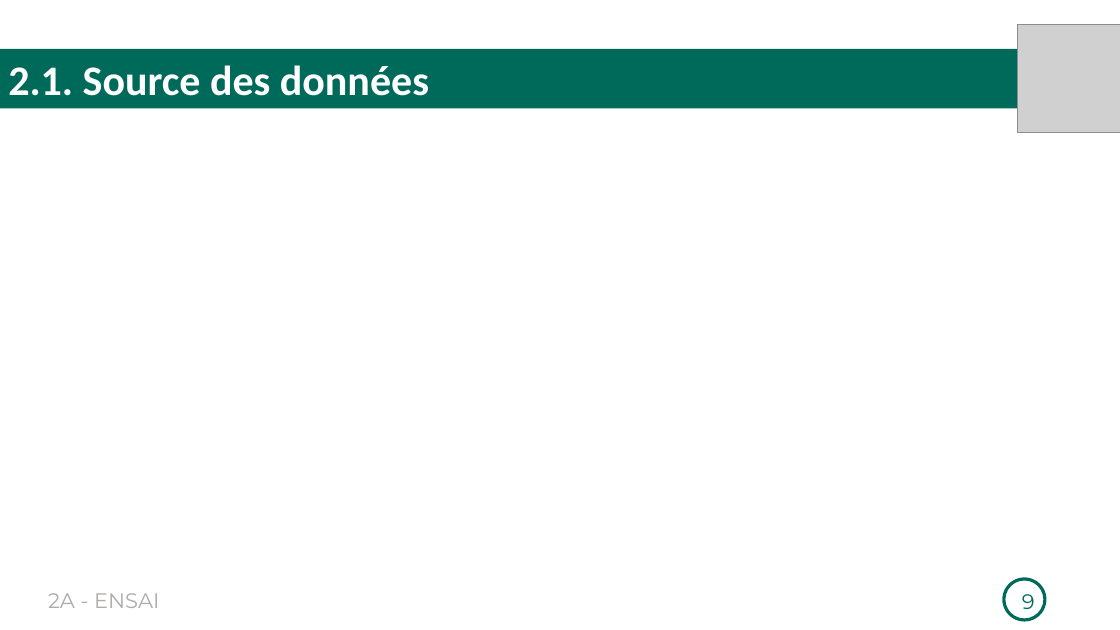
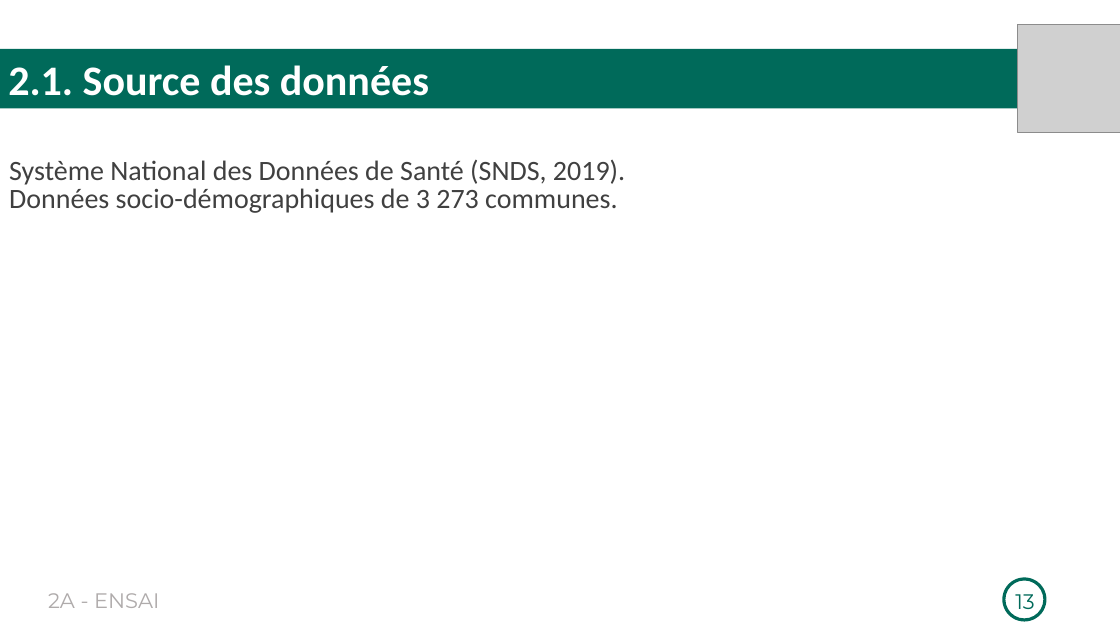
Before and after one commit to Richard-GOZAN/Projet-Stat-2A-Ensai, a slide deck: slide 13 of Présentation/Soutenance_Groupe25.pptx (slide 9 before the commit). Drawn at 1120x630 pixels with LibreOffice and Linux fonts; fonts in the diff are those of the drawing; grey boxes stand for pictures. Boxes give left, top, right and bottom in pixels: in the first picture for what was removed or moved away, otherwise in the second. Text is boxed around its words. In the diff, an @@ line names an element or a change of style, - is before the commit and + after.

```diff
--- a/Présentation/Soutenance_Groupe25.pptx
+++ b/Présentation/Soutenance_Groupe25.pptx
@@ text added at (x1=9, y1=160, x2=625, y2=213), 24 pt, text #404040 @@
+Système National des Données de Santé (SNDS, 2019).
+Données socio-démographiques de 3 273 communes.
@@ page number at (x1=1015, y1=594, x2=1034, y2=609): text changed @@
-9
+13
```
Also in this commit, not shown: 4 other slides changed, 5 slides added, 1 slide removed, 1 other file.
